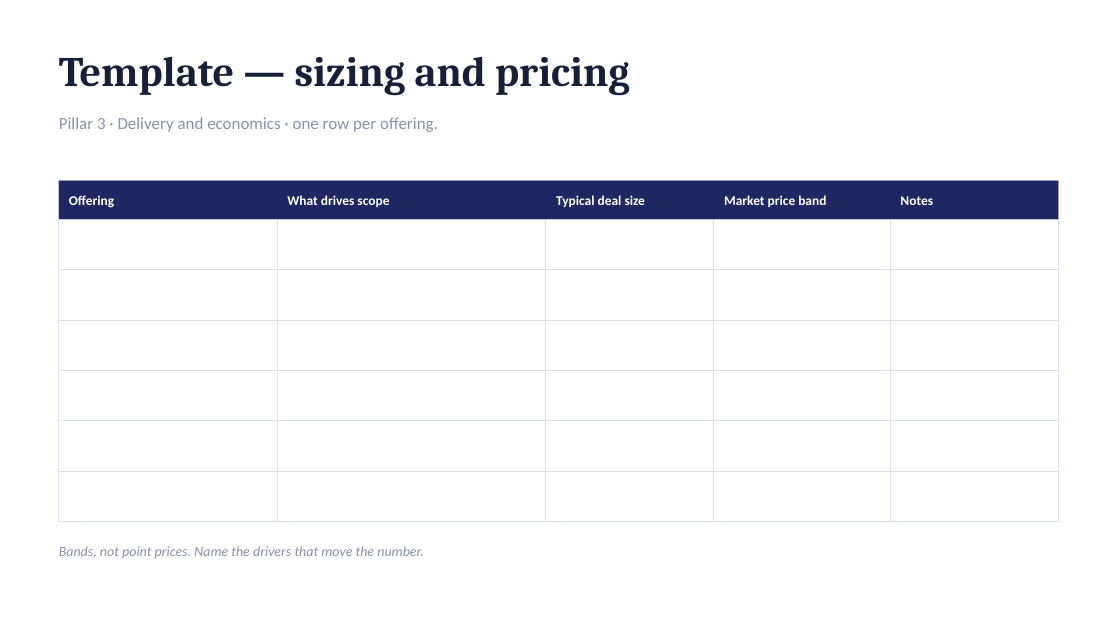
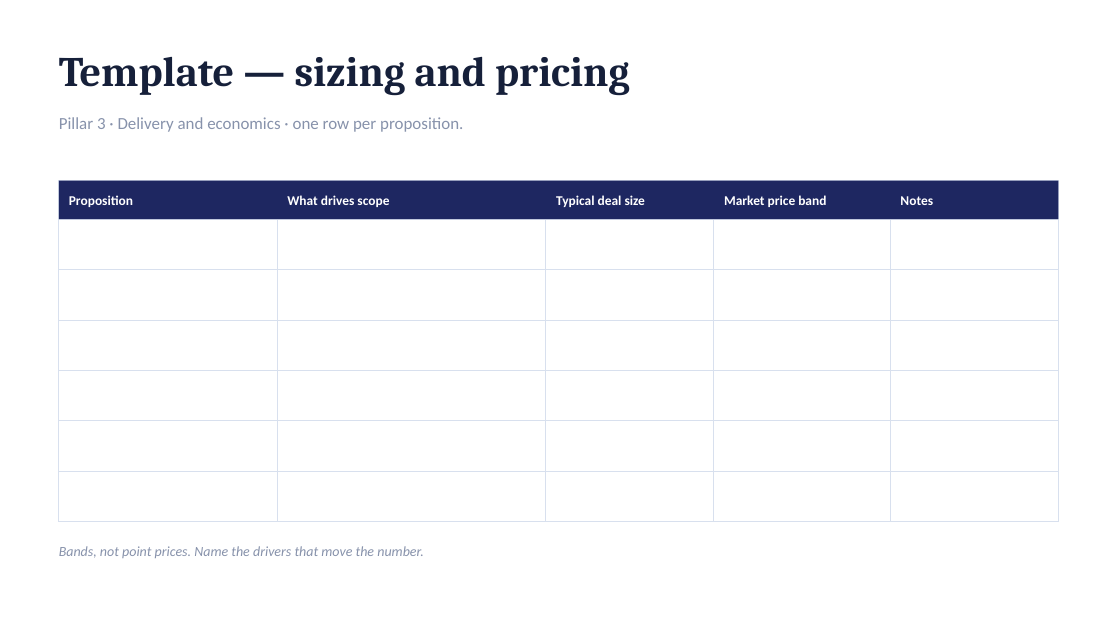
Before and after one commit to dhajjar-cyber/bae, a slide deck: slide 36 of FSI strategy/EAI&D-FSI-Strategy-Development-Plan.pptx (slide 34 before the commit). Drawn at 1120x630 pixels with LibreOffice and Linux fonts; fonts in the diff are those of the drawing. Boxes give left, top, right and bottom in pixels: in the first picture for what was removed or moved away, otherwise in the second. Text is boxed around its words. In the diff, an @@ line names an element or a change of style, - is before the commit and + after.

```diff
--- a/FSI strategy/EAI&D-FSI-Strategy-Development-Plan.pptx
+++ b/FSI strategy/EAI&D-FSI-Strategy-Development-Plan.pptx
@@ text at [59, 117, 463, 132]: text changed @@
-Pillar 3 · Delivery and economics · one row per offering.
+Pillar 3 · Delivery and economics · one row per proposition.
@@ table at [59, 181, 1059, 265] @@
-row 1, column 1: Offering
+row 1, column 1: Proposition
@@ text at [67, 195, 134, 207]: text changed @@
-Offering
+Proposition
```
Also in this commit, not shown: 12 other slides changed, 2 slides added, 3 other files.
